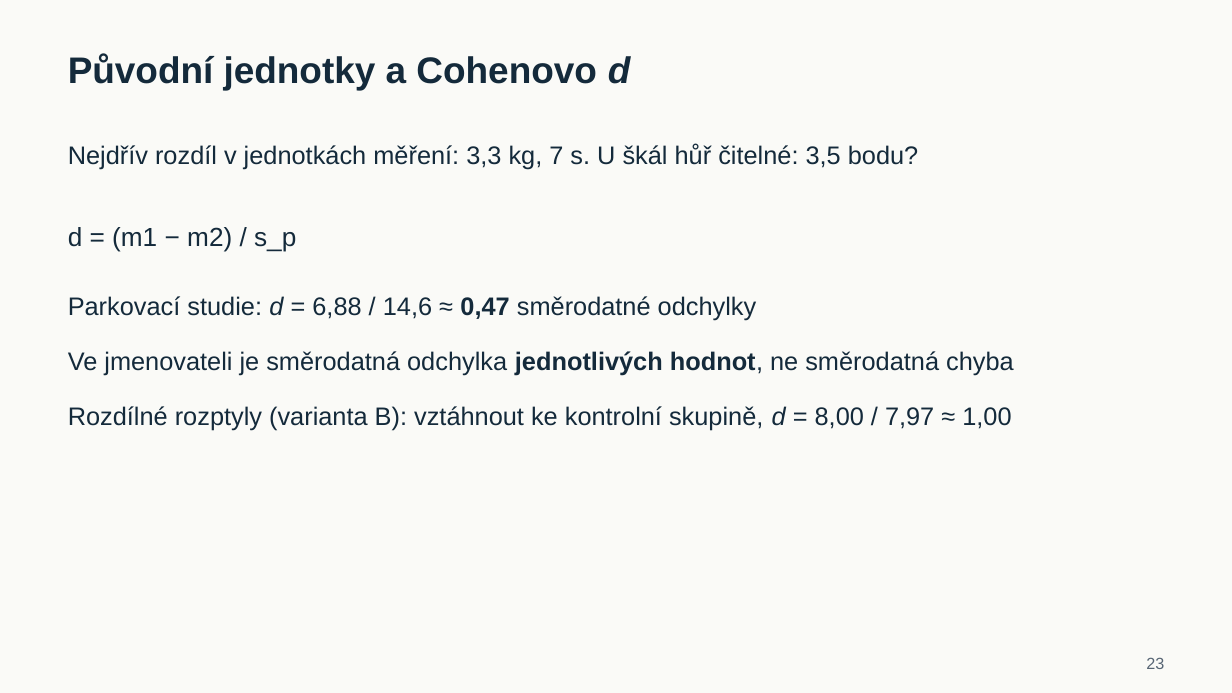
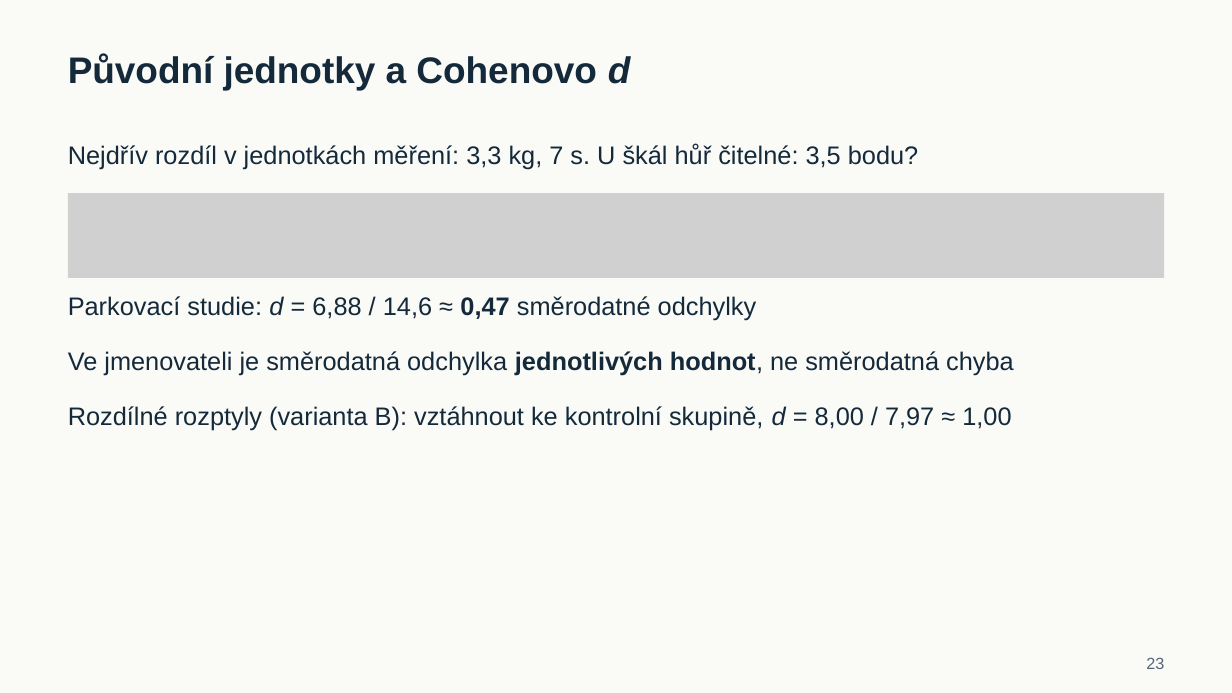
Before and after one commit to reckak/statistics-for-psychology, a slide deck: slide 23 of presentations/kapitola_08/kapitola_08_porovnani_dvou_prumeru.pptx. Drawn at 1232x693 pixels with LibreOffice and Linux fonts; fonts in the diff are those of the drawing; grey boxes stand for pictures. Boxes give left, top, right and bottom in pixels: in the first picture for what was removed or moved away, otherwise in the second. Text is boxed around its words. In the diff, an @@ line names an element or a change of style, - is before the commit and + after.

```diff
--- a/presentations/kapitola_08/kapitola_08_porovnani_dvou_prumeru.pptx
+++ b/presentations/kapitola_08/kapitola_08_porovnani_dvou_prumeru.pptx
@@ picture added at (68, 193, 1164, 278) @@
@@ text removed at (68, 227, 296, 251) @@
-d = (m1 − m2) / s_p
```
Also in this commit, not shown: 12 other slides changed, 9 other files.
